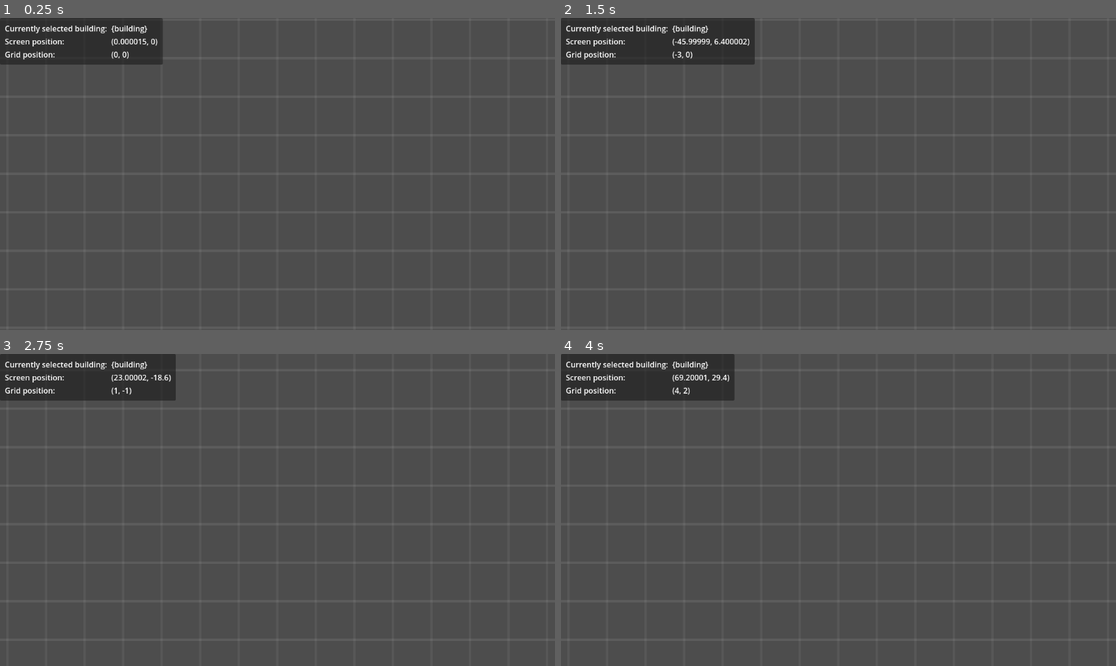
Above: before the commit, frames 1-4 (two rows, left to right).
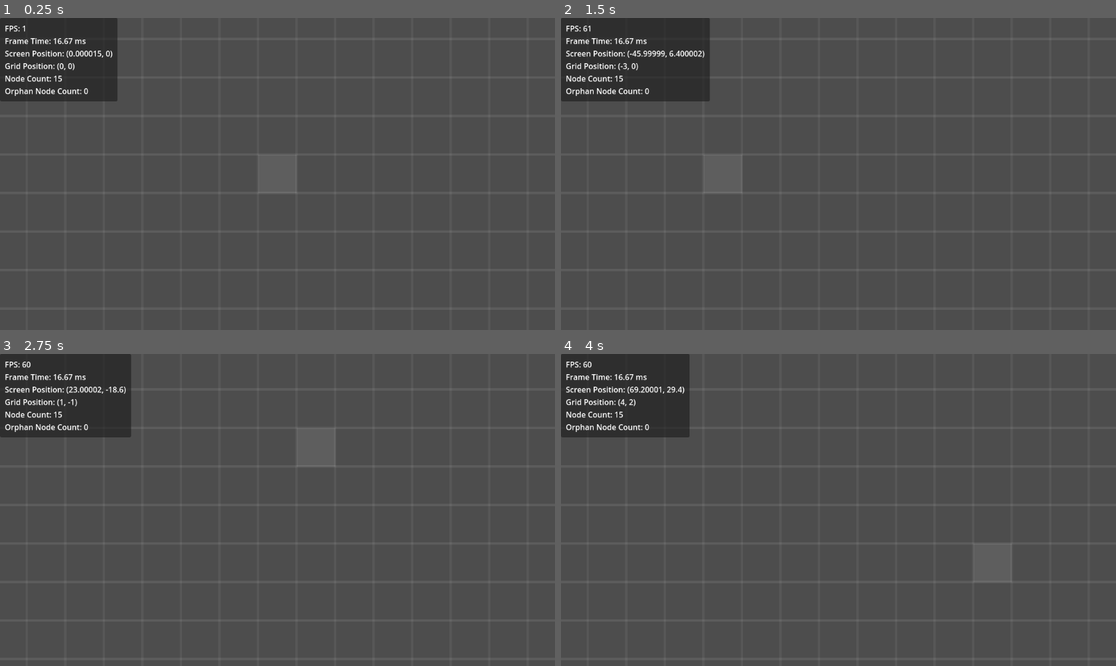
Above: after the commit, the same moments.

Repository: atomazu/vtuber-jam
Game: Godot game, scene res://main.tscn
The game is run twice, just before and just after one commit, with the same random seed, the same clock (stepped at 60 frames per second) and the same inputs.
Inputs (mouse positions are in pixels of both pictures, inside the frame that each line leads up to):
- Up to frame 1 (0.25 s): no input
- Up to frame 2 (1.5 s): tap Enter at 0.5 s; move the mouse to (960, 158) at 0.52 s; click (960, 158) at 0.6 s; right-click (960, 158) at 0.8 s; tap Space at 1.25 s; move the mouse to (727, 189) at 1.27 s; right-click (727, 189) at 1.35 s
- Up to frame 3 (2.75 s): click (166, 525) at 1.55 s; tap Enter at 2 s; move the mouse to (333, 441) at 2.02 s; tap S (cam_down) at 2.1 s; click (333, 441) at 2.17 s; right-click (333, 441) at 2.3 s
- Up to frame 4 (4 s): tap Space at 2.75 s; move the mouse to (810, 572) at 2.77 s; tap A (cam_left) at 2.85 s; click (810, 572) at 3.05 s; tap Enter at 3.5 s; move the mouse to (1005, 556) at 3.52 s; tap D (cam_right) at 3.6 s; click (1005, 556) at 3.67 s; right-click (1005, 556) at 3.8 s

The runs differ from the first frame. In frame 1, 4.3% of the frame differs, in the area x 0-54%, y 0-57%; in frame 2, 5.1%, in the area x 0-35%, y 0-57%; in frame 3, 4.6%; in frame 4, 4.6%.

Commit message:
improve grid, camera, add new debug ui system, fix misc bugs and formatting

Diff:
--- a/building_system/building.gd
+++ b/building_system/building.gd
@@ -1,6 +1,5 @@
 class_name Building
 extends Node2D
-
 
 var sprite: Sprite2D
 var size: Vector2
@@ -10,12 +9,13 @@
 var circle_shape: CircleShape2D
 var state: BuildingState
 var enemys
-enum BuildingState {IDLE, SHOOTING, DESTROYED}
+
+enum BuildingState { IDLE, SHOOTING, DESTROYED }
+
 
 func _init(building_data: BuildingData):
 	sprite = Sprite2D.new()
 	sprite.texture = load(building_data.sprite_path)
-
 
 	circle_shape = CircleShape2D.new()
 	circle_shape.radius = building_data.shot_range
@@ -24,7 +24,6 @@
 	collision_shape.shape = circle_shape
 
 	shot_area = Area2D.new()
-
 
 	size = building_data.size
 	shot_speed = building_data.shot_speed
@@ -44,7 +43,6 @@
 	queue_free()
 
 
-
 func _on_body_entered():
 	state = BuildingState.SHOOTING
 	if shot_area.has_overlapping_bodies() && state == BuildingState.SHOOTING:
--- a/building_system/grid.gd
+++ b/building_system/grid.gd
@@ -1,19 +1,29 @@
 extends Node2D
 
 var cell_size = 16
-var grid_display: GridDisplay
+var grid_size = Vector2(65, 65)
+var _grid_display: GridDisplay
+var _draw_queue = []
+
 
 func _ready() -> void:
-	grid_display = get_tree().get_first_node_in_group("grid_display")
-	grid_display.cell_size = Vector2(cell_size, cell_size)
+	_grid_display = get_tree().get_first_node_in_group("grid_display")
+	update_grid_display()
 
 
-func screen_to_grid(pos: Vector2) -> Vector2:
+func update_grid_display() -> void:
+	_grid_display.cell_size = Vector2(cell_size, cell_size)
+	_grid_display.grid_size = grid_size
+	_grid_display.position = -(grid_size * cell_size) / 2
+	_grid_display.queue_redraw()
+
+
+func world_to_grid(pos: Vector2) -> Vector2:
 	return pos / cell_size
 
 
-func grid_to_screen(pos: Vector2) -> Vector2:
-	return pos * cell_size
+func grid_to_world(pos: Vector2) -> Vector2:
+	return pos * cell_size - Vector2.ONE * cell_size / 2
 
 
 func get_mouse_cell() -> Vector2:
@@ -22,3 +32,22 @@
 
 func get_mouse_global() -> Vector2:
 	return get_global_mouse_position()
+
+
+func highlight_cell(pos: Vector2) -> void:
+	if (pos.x > -grid_size.x / 2 and pos.x < grid_size.x / 2
+	and pos.y > -grid_size.y / 2 and pos.y < grid_size.y / 2):
+		var rect = Rect2(grid_to_world(pos), Vector2(cell_size, cell_size))
+		_draw_queue.append({"rect": rect})
+	queue_redraw()
+
+
+func _draw() -> void:
+	for item in _draw_queue:
+		draw_rect(item.rect, Color(1, 1, 1, 0.1), true)
+		_draw_queue.erase(item)
+
+
+func toggle_grid(grid: bool, border: bool = true) -> void:
+	_grid_display.draw_border = border
+	_grid_display.draw_grid = grid
--- a/camera.gd
+++ b/camera.gd
@@ -4,7 +4,7 @@
 @export var zoom_speed: float = 70.0
 @export var min_zoom: float = 1.0
 @export var max_zoom: float = 6.0
-@export var camera_bounds: Vector2 = Vector2(250, 250)
+@export var camera_bounds: Vector2 = Vector2(Grid.cell_size * Grid.grid_size.x, Grid.cell_size * Grid.grid_size.y)
 
 var target_zoom: Vector2 = zoom
 var velocity: Vector2 = Vector2.ZERO
@@ -23,8 +23,14 @@
 
 
 func update_zoom(delta: float) -> void:
+	target_zoom = target_zoom.clamp(Vector2.ONE * min_zoom, Vector2.ONE * max_zoom)
 	zoom = zoom.lerp(target_zoom, delta * zoom_speed)
 	zoom = zoom.clamp(Vector2.ONE * min_zoom, Vector2.ONE * max_zoom)
+
+	if zoom > Vector2.ONE * 1.5:
+		Grid.toggle_grid(true)
+	else:
+		Grid.toggle_grid(false)
 
 
 func apply_bounds() -> void:
--- /dev/null
+++ b/debug.gd
@@ -0,0 +1,51 @@
+extends CanvasLayer
+
+var debug_label: Label
+var debug_interface: PanelContainer
+var debug_info: Dictionary = {}
+
+var enabled: bool = OS.is_debug_build()
+const DEBUG = preload("res://debug.tscn")
+
+func _ready() -> void:
+	add_child(DEBUG.instantiate())
+
+	debug_interface = $DebugInterface
+	debug_label = $DebugInterface/MarginContainer/DebugLabel
+
+func _process(delta: float) -> void:
+	if not enabled:
+		debug_interface.visible = false
+		return
+	if Input.is_action_just_pressed("toggle_debug"):
+		debug_interface.visible = not debug_interface.visible
+
+	update_debug_info(delta)
+	update_debug_label()
+
+func update_debug_info(delta: float) -> void:
+	# Basic info
+	debug_info["FPS"] = Engine.get_frames_per_second()
+	debug_info["Frame Time"] = "%.2f ms" % (delta * 1000)
+
+	# Mouse and grid info
+	debug_info["Screen Position"] = str(Grid.get_mouse_global())
+	debug_info["Grid Position"] = str(Grid.get_mouse_cell())
+
+	# Scene info
+	debug_info["Node Count"] = get_tree().get_node_count()
+	debug_info["Orphan Node Count"] = Performance.get_monitor(Performance.OBJECT_ORPHAN_NODE_COUNT)
+
+	Grid.highlight_cell(Grid.get_mouse_cell())
+
+func update_debug_label() -> void:
+	var debug_text = ""
+	for key in debug_info.keys():
+		debug_text += key + ": " + str(debug_info[key]) + "\n"
+	debug_label.text = debug_text
+
+func add_debug_info(key: String, value) -> void:
+	debug_info[key] = value
+
+func remove_debug_info(key: String) -> void:
+	debug_info.erase(key)
--- /dev/null
+++ b/debug.tscn
@@ -0,0 +1,16 @@
+[gd_scene format=3 uid="uid://cv2nxk2xuhb7c"]
+
+[node name="DebugInterface" type="PanelContainer"]
+offset_right = 40.0
+offset_bottom = 40.0
+
+[node name="MarginContainer" type="MarginContainer" parent="."]
+layout_mode = 2
+theme_override_constants/margin_left = 10
+theme_override_constants/margin_top = 10
+theme_override_constants/margin_right = 10
+theme_override_constants/margin_bottom = 10
+
+[node name="DebugLabel" type="Label" parent="MarginContainer"]
+layout_mode = 2
+text = "debug label"
--- /dev/null
+++ b/grid_display.tscn
@@ -0,0 +1,13 @@
+[gd_scene load_steps=2 format=3 uid="uid://c7xijk2bc4dai"]
+
+[ext_resource type="Script" path="res://addons/grid_display/grid_display.gd" id="1_4oti4"]
+
+[node name="Grid Display" type="Node2D" groups=["grid_display"]]
+script = ExtResource("1_4oti4")
+line_size = Vector2(1, 1)
+border_width = 1.0
+cell_size = Vector2(16, 16)
+border_color = Color(1, 1, 1, 0.254902)
+vline_color = Color(1, 1, 1, 0.0862745)
+hline_color = Color(1, 1, 1, 0.0588235)
+metadata/_edit_lock_ = true
--- a/interface/debug_interface.gd
+++ /dev/null
@@ -1,16 +0,0 @@
-extends PanelContainer
-
-@onready var selected_building_label: Label = $MarginContainer/GridContainer/SelectedBuildingLabel
-@onready var screen_position_label: Label = $MarginContainer/GridContainer/ScreenPositionLabel
-@onready var grid_position_label: Label = $MarginContainer/GridContainer/GridPositionLabel
-@export var enabled: bool = true
-
-func _process(_delta: float) -> void:
-	if not enabled:
-		visible = false
-		return
-	if Input.is_action_just_pressed("toggle_debug"):
-		visible = not visible
-	var mouse_pos = str(Grid.get_mouse_global())
-	screen_position_label.text = str(mouse_pos)
-	grid_position_label.text = str(Grid.get_mouse_cell())
--- a/interface/interface.gd
+++ b/interface/interface.gd
@@ -1 +1,3 @@
 extends Control
+
+# Interface management here for the game.
--- a/main.tscn
+++ b/main.tscn
@@ -1,10 +1,9 @@
-[gd_scene load_steps=7 format=3 uid="uid://dachgnl8qkq4b"]
+[gd_scene load_steps=6 format=3 uid="uid://dachgnl8qkq4b"]
 
 [ext_resource type="Script" path="res://main.gd" id="1_4i0r6"]
 [ext_resource type="Script" path="res://building_system/building_manager.gd" id="1_40cr7"]
 [ext_resource type="Script" path="res://interface/interface.gd" id="3_5ufib"]
-[ext_resource type="Script" path="res://addons/grid_display/grid_display.gd" id="3_7h7y6"]
-[ext_resource type="Script" path="res://interface/debug_interface.gd" id="4_fbv3n"]
+[ext_resource type="PackedScene" uid="uid://c7xijk2bc4dai" path="res://grid_display.tscn" id="3_7k4su"]
 [ext_resource type="Script" path="res://camera.gd" id="5_wl8uc"]
 
 [node name="Main" type="Node"]
@@ -13,17 +12,7 @@
 [node name="BuildingManager" type="Node" parent="."]
 script = ExtResource("1_40cr7")
 
-[node name="Grid Display" type="Node2D" parent="." groups=["grid_display"]]
-position = Vector2(-512, -512)
-script = ExtResource("3_7h7y6")
-grid_size = Vector2(64, 64)
-line_size = Vector2(1, 1)
-border_width = 1.0
-cell_size = Vector2(16, 16)
-border_color = Color(1, 1, 1, 0.254902)
-vline_color = Color(1, 1, 1, 0.0862745)
-hline_color = Color(1, 1, 1, 0.0588235)
-metadata/_edit_lock_ = true
+[node name="Grid Display" parent="." instance=ExtResource("3_7k4su")]
 
 [node name="Camera" type="Camera2D" parent="."]
 zoom = Vector2(5, 5)
@@ -44,44 +33,3 @@
 grow_horizontal = 2
 grow_vertical = 2
 script = ExtResource("3_5ufib")
-
-[node name="DebugInterface" type="PanelContainer" parent="CanvasLayer/Interface"]
-layout_mode = 0
-offset_right = 40.0
-offset_bottom = 40.0
-script = ExtResource("4_fbv3n")
-
-[node name="MarginContainer" type="MarginContainer" parent="CanvasLayer/Interface/DebugInterface"]
-layout_mode = 2
-theme_override_constants/margin_left = 10
-theme_override_constants/margin_top = 10
-theme_override_constants/margin_right = 10
-theme_override_constants/margin_bottom = 10
-
-[node name="GridContainer" type="GridContainer" parent="CanvasLayer/Interface/DebugInterface/MarginContainer"]
-layout_mode = 2
-columns = 2
-
-[node name="SelectedBuildingHint" type="Label" parent="CanvasLayer/Interface/DebugInterface/MarginContainer/GridContainer"]
-layout_mode = 2
-text = "Currently selected building: "
-
-[node name="SelectedBuildingLabel" type="Label" parent="CanvasLayer/Interface/DebugInterface/MarginContainer/GridContainer"]
-layout_mode = 2
-text = "{building}"
-
-[node name="ScreenPositionHint" type="Label" parent="CanvasLayer/Interface/DebugInterface/MarginContainer/GridContainer"]
-layout_mode = 2
-text = "Screen position:"
-
-[node name="ScreenPositionLabel" type="Label" parent="CanvasLayer/Interface/DebugInterface/MarginContainer/GridContainer"]
-layout_mode = 2
-text = "{pos}"
-
-[node name="GridPositionHint" type="Label" parent="CanvasLayer/Interface/DebugInterface/MarginContainer/GridContainer"]
-layout_mode = 2
-text = "Grid position:"
-
-[node name="GridPositionLabel" type="Label" parent="CanvasLayer/Interface/DebugInterface/MarginContainer/GridContainer"]
-layout_mode = 2
-text = "{grid_pos}"
--- a/project.godot
+++ b/project.godot
@@ -18,6 +18,7 @@
 [autoload]
 
 Grid="*res://building_system/grid.gd"
+Debug="*res://debug.gd"
 
 [editor]
 
--- a/tests.tscn
+++ b/tests.tscn
@@ -1,10 +1,8 @@
-[gd_scene load_steps=7 format=3 uid="uid://d3pednyfrlp2e"]
+[gd_scene load_steps=5 format=3 uid="uid://d3pednyfrlp2e"]
 
 [ext_resource type="Script" path="res://tests/tests.gd" id="1_w0w1c"]
-[ext_resource type="Script" path="res://interface/debug_interface.gd" id="2_0wl4v"]
 [ext_resource type="Script" path="res://tests/building_manager_test.gd" id="2_ewsqx"]
 [ext_resource type="Script" path="res://tests/building_test.gd" id="3_dl15q"]
-[ext_resource type="Script" path="res://addons/grid_display/grid_display.gd" id="4_abwlq"]
 [ext_resource type="Script" path="res://camera.gd" id="4_vw3gs"]
 
 [node name="TestSuite" type="Node"]
@@ -70,46 +68,6 @@
 focus_mode = 0
 text = "Exit"
 
-[node name="DebugInterface" type="PanelContainer" parent="CanvasLayer"]
-offset_right = 40.0
-offset_bottom = 40.0
-script = ExtResource("2_0wl4v")
-
-[node name="MarginContainer" type="MarginContainer" parent="CanvasLayer/DebugInterface"]
-layout_mode = 2
-theme_override_constants/margin_left = 10
-theme_override_constants/margin_top = 10
-theme_override_constants/margin_right = 10
-theme_override_constants/margin_bottom = 10
-
-[node name="GridContainer" type="GridContainer" parent="CanvasLayer/DebugInterface/MarginContainer"]
-layout_mode = 2
-columns = 2
-
-[node name="SelectedBuildingHint" type="Label" parent="CanvasLayer/DebugInterface/MarginContainer/GridContainer"]
-layout_mode = 2
-text = "Currently selected building: "
-
-[node name="SelectedBuildingLabel" type="Label" parent="CanvasLayer/DebugInterface/MarginContainer/GridContainer"]
-layout_mode = 2
-text = "{building}"
-
-[node name="ScreenPositionHint" type="Label" parent="CanvasLayer/DebugInterface/MarginContainer/GridContainer"]
-layout_mode = 2
-text = "Screen position:"
-
-[node name="ScreenPositionLabel" type="Label" parent="CanvasLayer/DebugInterface/MarginContainer/GridContainer"]
-layout_mode = 2
-text = "{pos}"
-
-[node name="GridPositionHint" type="Label" parent="CanvasLayer/DebugInterface/MarginContainer/GridContainer"]
-layout_mode = 2
-text = "Grid position:"
-
-[node name="GridPositionLabel" type="Label" parent="CanvasLayer/DebugInterface/MarginContainer/GridContainer"]
-layout_mode = 2
-text = "{grid_pos}"
-
 [node name="ExamList" type="Node" parent="."]
 
 [node name="BuildingManagerTest" type="Node" parent="ExamList"]
@@ -122,15 +80,3 @@
 [node name="Camera2D" type="Camera2D" parent="."]
 zoom = Vector2(3, 3)
 script = ExtResource("4_vw3gs")
-
-[node name="Grid Display" type="Node2D" parent="." groups=["grid_display"]]
-position = Vector2(-512, -512)
-script = ExtResource("4_abwlq")
-grid_size = Vector2(64, 64)
-line_size = Vector2(1, 1)
-border_width = 1.0
-cell_size = Vector2(16, 16)
-border_color = Color(1, 1, 1, 0.254902)
-vline_color = Color(1, 1, 1, 0.0862745)
-hline_color = Color(1, 1, 1, 0.0588235)
-metadata/_edit_lock_ = true
